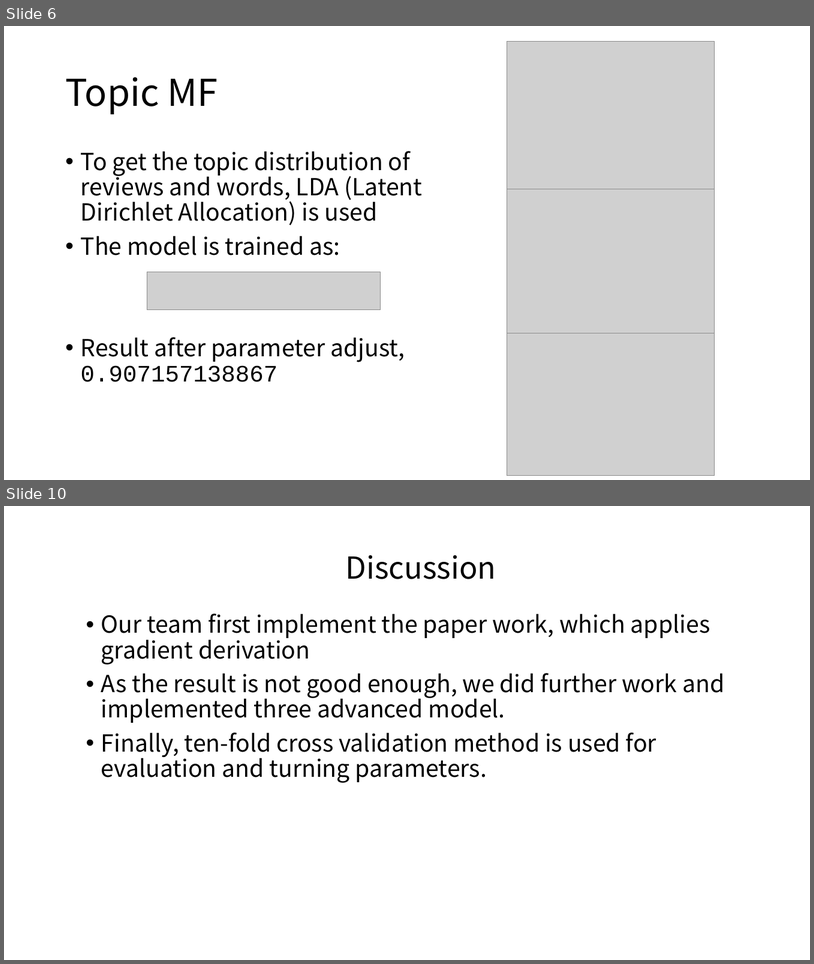
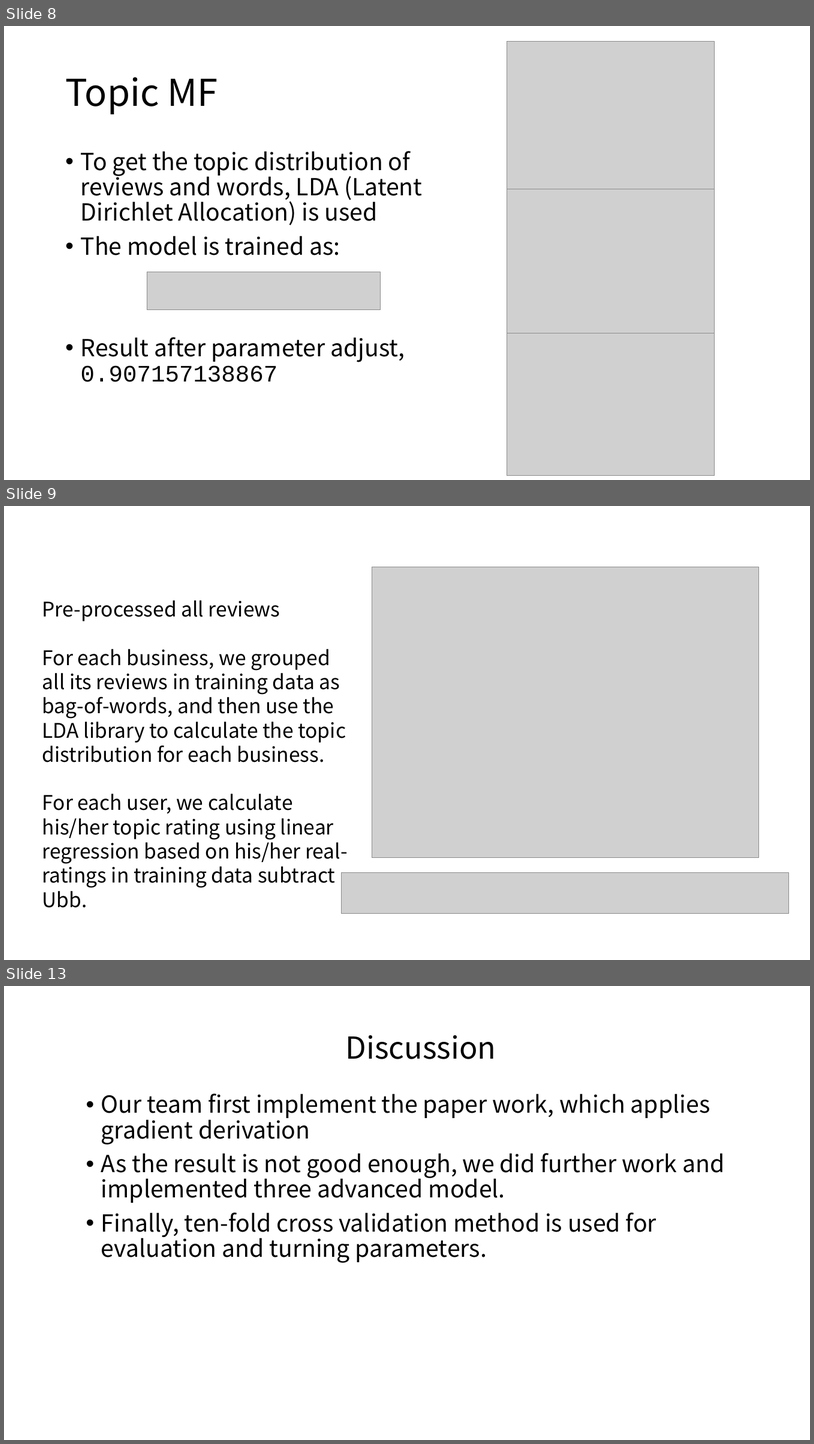
Before and after one commit to kritikakurani/YELP-RECOMMENDATION, a slide deck: final review.pptx. Shown one above the other, each under a label of ours: slides 6 and 10 before the commit, slides 8, 9 and 13 after it; the slides between them are not shown. The pictures are 814x964 and 814x1444 pixels, drawn with LibreOffice and Linux fonts; fonts in the diff are those of the drawing; grey boxes stand for pictures; background and template pictures are left out. Boxes give left, top, right and bottom in pixels: in the first picture for what was removed or moved away, otherwise in the second. Text is boxed around its words. In the diff, an @@ line names an element or a change of style, - is before the commit and + after.

```diff
--- a/final review.pptx
+++ b/final review.pptx
@@ slide 9 added at <box>4,506,810,960</box>, background picture (left out) @@
@@ picture added at <box>372,567,759,858</box> @@
@@ text added at <box>42,600,348,888</box>, 24 pt, text #000000 @@
+Pre-processed all reviews
+For each business, we grouped all its reviews in training data as bag-of-words, and then use the LDA library to calculate the topic distribution for each business.
+For each user, we calculate his/her topic rating using linear regression based on his/her real-ratings in training data subtract Ubb.
@@ picture added at <box>342,872,789,913</box> @@
@@ what was slide 6 is now slide 8 @@
@@ what was slide 10 is now slide 13 @@
```
Also in this commit, not shown: 1 slide changed, 3 other slides added, 1 slide removed, 1 other file.
